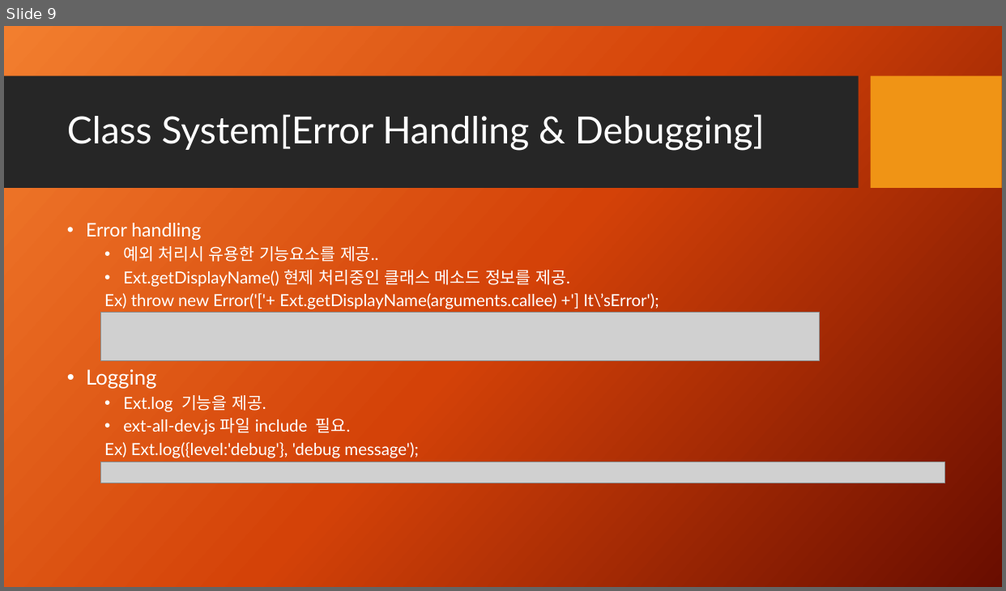
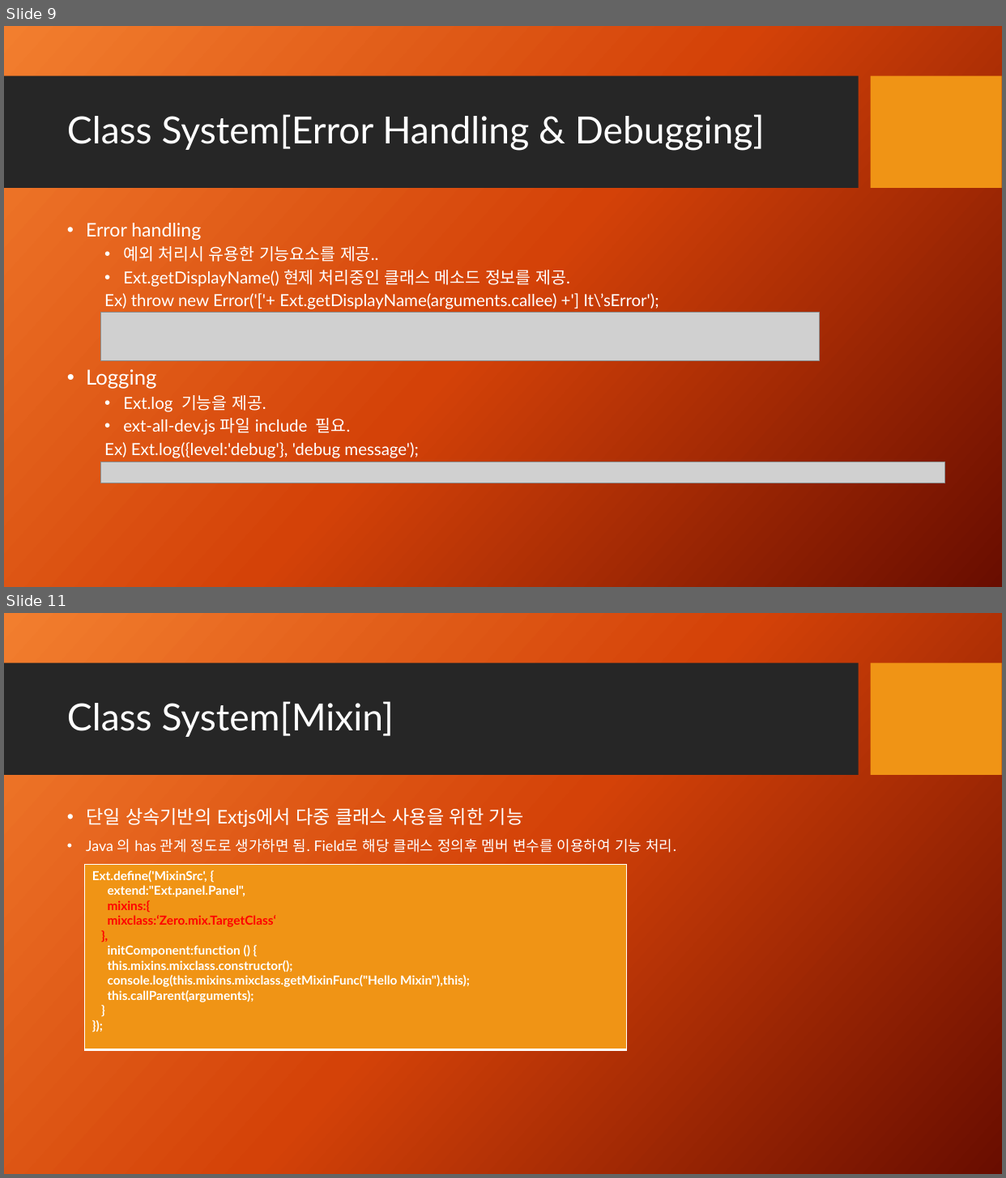
Before and after one commit to sengwook81/sencha_tutorial, a slide deck: ext_tutorial/src/main/resources/Sencha Ext-js 4.pptx. Shown one above the other, each under a label of ours: slide 9 before the commit, slides 9 and 11 after it; the slides between them are not shown. The pictures are 1006x591 and 1006x1178 pixels, drawn with LibreOffice and Linux fonts; fonts in the diff are those of the drawing; grey boxes stand for pictures; background and template pictures are left out. Boxes give left, top, right and bottom in pixels: in the first picture for what was removed or moved away, otherwise in the second. Text is boxed around its words. In the diff, an @@ line names an element or a change of style, - is before the commit and + after.

```diff
--- a/ext_tutorial/src/main/resources/Sencha Ext-js 4.pptx
+++ b/ext_tutorial/src/main/resources/Sencha Ext-js 4.pptx
@@ slide 11 added at box(4, 613, 1002, 1174), background picture (left out); not listed: 2 template elements that a slide beside it also shows @@
@@ title added at box(67, 701, 394, 737), 36 pt, text #FFFFFF @@
+Class System[Mixin]
@@ text added at box(86, 808, 676, 853), 14 pt, text #FFFFFF @@
+• 단일 상속기반의 Extjs에서 다중 클래스 사용을 위한 기능
+• Java 의 has 관계 정도로 생가하면 됨. Field로 해당 클래스 정의후 멤버 변수를 이용하여 기능 처리.
@@ table added at box(85, 865, 627, 1050), 1 rows, 1 columns @@
+Ext.define('MixinSrc', { / extend:"Ext.panel.Panel", / mixins:{ / mixclass:‘Zero.mix.TargetClass‘ / }, / initComponent:function () { / this.mixins.mixclass.constructor(); / console.log(this.mixins.mixclass.getMixinFunc("Hello Mixin"),this); / this.callParent(arguments); / } / });
```
Also in this commit, not shown: 2 slides changed, 1 other slide added, 52 other files.
